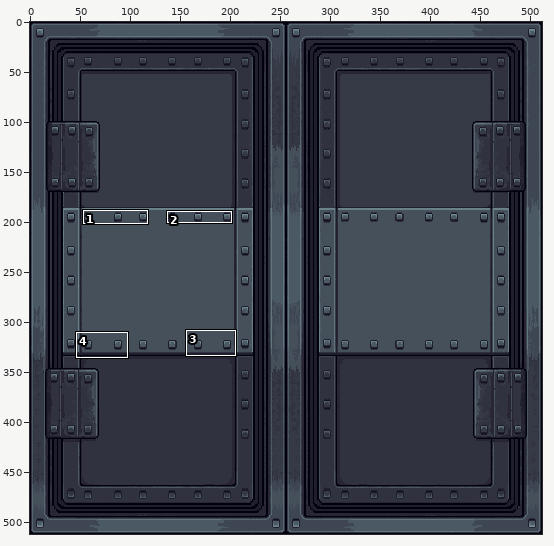
Two states of a pixel-art file, assets/textures/asepritefiles/door-autoload.aseprite. The first picture is a wide view before the edit; the outline marks the close-up.
Close-up. Old version:
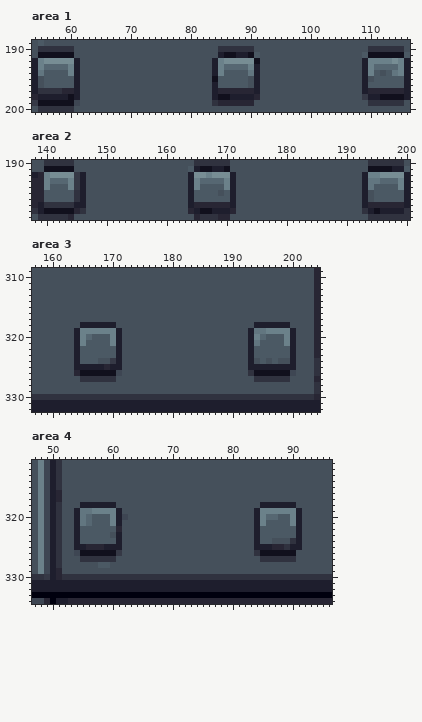
512x512 pixels, 1 frame. Colours within 5 levels of each other are drawn and written as one. Shown: area 1: x 54..116, y 189..200; area 2: x 138..200, y 190..199; area 3: x 157..204, y 309..332; area 4: x 47..96, y 311..334. The commit also changed other parts of the picture, which this record leaves out.
After the commit:
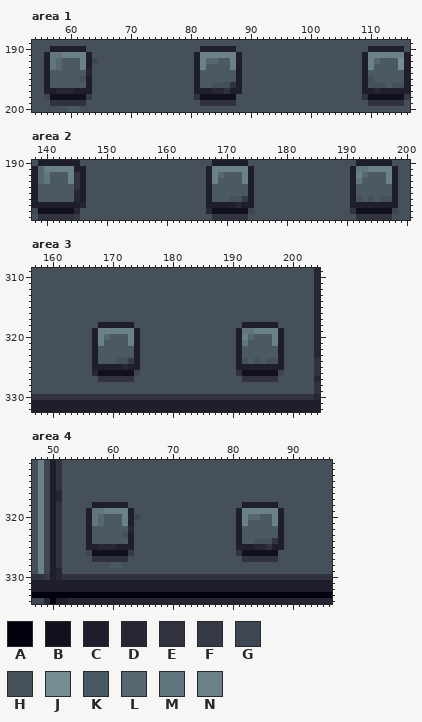
Palette (. is transparent): A #00000e  B #11101d  C #1e1e2d  D #282634  E #30323f  F #363946  G #3e4653  H #45505b  J #778d94  K #4b5964  L #566772  M #627680  N #6b818a
Edits made:
Changed rows in their new state; - is an unchanged pixel.
Area 1:
first column x 54:
189 -H-------------------------------------------------------------
190 -HHCCCCCC-------------------CCCCCCHHH-------------------CCCCCC-
191 -HCMMNNNNC-----------------CNNNNNN-HHH-----------------CNNNNNNC
192 HHCMLKKKNCG----------------CNLLKKNCHHH-------------------LKKKJ-
193 HHCM-KKKNC-----------------CNKKKKNCHHH-------------------KKKKJ-
194 HHC---KKKD-----------------CKKKK--CHHH------------------K-K-KK-
195 H-C----K-C-----------------CKKK---CH-H-------------------------
196 H-C----KKC-----------------CKKHHHECH-H------------------HHH-HH-
197 HHCCD---CC-----------------CCCD-ECCHHH------------------C-CCCC-
198 HHGBBB-BBF-----------------EBBB--BHHHH-----------------EBB----F
199 HHHEEEEEE-------------------EE-EEEHHH--------------------------
200 -HHHHHKK-------------------------------------------------------
Area 2:
first column x 138:
190 -CCCCCCC-------------------HHHCCCCCC------------------CCCCCCHH-
191 CLNNNNNCC-----------------HHHCNNNNNNC----------------CMMNNNN-HH
192 -LMKKKNE------------------HHHCNLKKKNC----------------CNLKKKNCHH
193 CLMKKK-E------------------HHHCNKKKKNC----------------CMKKKKNCHH
194 CKK---KE------------------HHHC--KKKKC----------------CKKK---CHH
195 CK-----D------------------HHHC-K-KKKC----------------CKKK---CHH
196 CK-----D------------------HHHC---H-FC----------------C-K--HHCHH
197 C-CCCCC-D-----------------HHHCCCC-DCC----------------CC-CCCCCHH
198 GB------H-----------------HHHDBBBBBBG----------------EBBB-BBGHH
199 ------EF-------------------HHH-EEEEE------------------EE----HHH
Area 3:
first column x 164:
318 -HHH---CCC------------------CC----HH-
319 HHHC---NNNC----------------CMMNN--CHH
320 HHHCNLKKKNC----------------CNLKK-NCHH
321 HHHCN-KKKNC----------------CMKK--NCHH
322 HHHC---KKKC----------------CKK----CHH
323 HHHC---KKKC----------------CKK----CHH
324 HHHCKKKH-FC----------------C-K---HC-H
325 HHH--C--DCC----------------CC------HH
326 HHHD---BBBG----------------EBB----GHH
327 -HHH---EEE------------------EE----HH-
Area 4:
first column x 54:
318 -HH----CC-------------------CCC---HHH-
319 HHCMM--NNC-----------------CNNN---CHHH
320 HHCML-KKNCG----------------CNLLKKNCHHH
321 HHCML-KKNC-----------------CNKKK-NCHHH
322 HHC----KKD-----------------CKKK---CHHH
323 HHC---KK-C-----------------CKKK---CHHH
324 HHC----KKC-----------------CKKHHHEC-HH
325 HHCC-DD-CC-----------------CCCDDECCHHH
326 HHG----BBF-----------------EBBB---HHH-
327 -HH----EE-------------------EEE---HHH-
328 ----HHKK------------------------------
